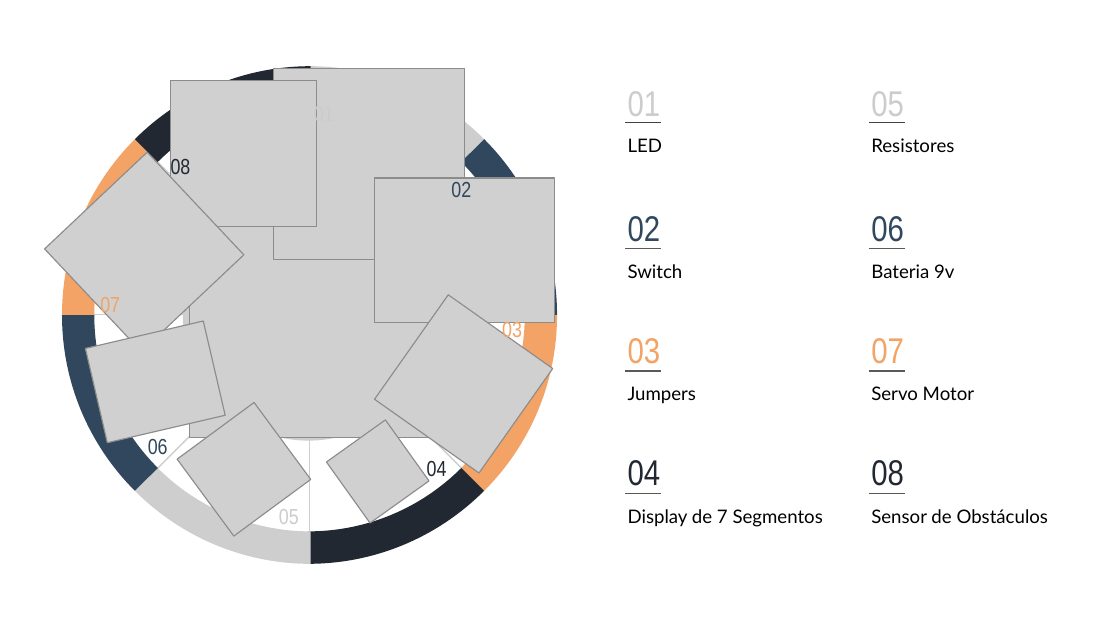
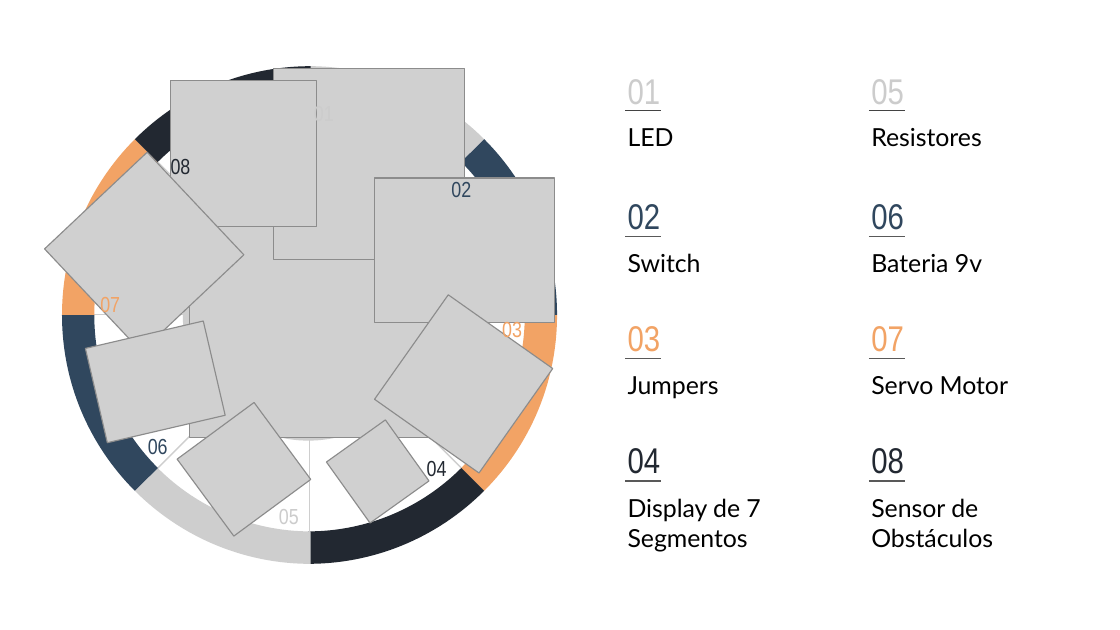
Before and after one commit to FilipiBiazoto/Projeto_Estacionamento_Inteligente, a slide deck: slide 4 of apresentacaoPowerPoint/slideApresentacao_main.pptx. Drawn at 1120x630 pixels with LibreOffice and Linux fonts; fonts in the diff are those of the drawing; grey boxes stand for pictures. Boxes give left, top, right and bottom in pixels: in the first picture for what was removed or moved away, otherwise in the second. Text is boxed around its words. In the diff, an @@ line names an element or a change of style, - is before the commit and + after.

```diff
--- a/apresentacaoPowerPoint/slideApresentacao_main.pptx
+++ b/apresentacaoPowerPoint/slideApresentacao_main.pptx
@@ 6 texts, 4 lines: place and size @@
-6 texts, 4 lines at bbox=[625, 91, 974, 404]
+6 texts, 4 lines at bbox=[625, 79, 1008, 399]
@@ size 12 to 16 pt in 8 elements at bbox=[628, 128, 674, 146], bbox=[871, 128, 981, 147], bbox=[628, 498, 760, 551], bbox=[871, 498, 993, 548], bbox=[628, 253, 701, 273], bbox=[628, 376, 719, 399], bbox=[871, 254, 982, 273], bbox=[871, 376, 1008, 395] @@
@@ 8 texts, 4 lines: place and size @@
-8 texts, 4 lines at bbox=[625, 122, 1049, 527]
+8 texts, 4 lines at bbox=[625, 111, 993, 551]
```
Also in this commit, not shown: 2 slides added.
